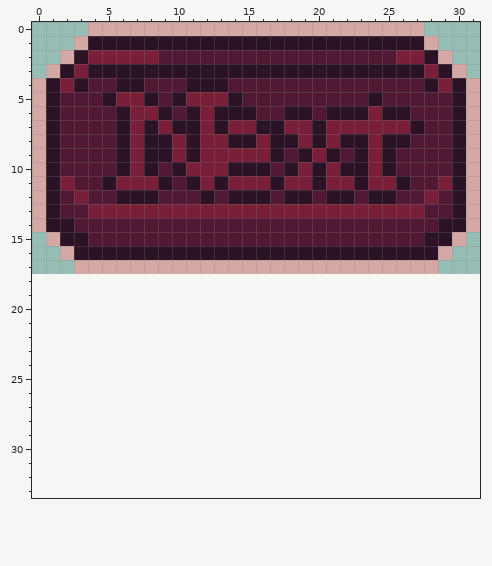
Pixel-art sprite: Assets/Sprites/Buttons/Next.png. The picture above is the old version.
The file is 32x18 pixels. The old version is drawn lined up with the new one, on the new canvas.
The same view after the edit:
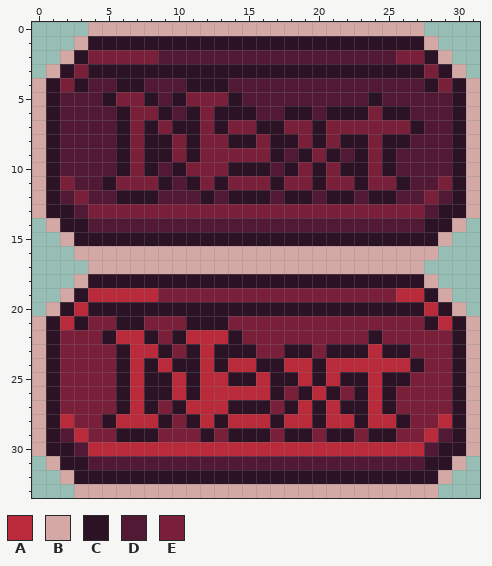
Palette (. is transparent): A #b92b3b  B #d4a8a5  C #2b1225  D #521935  E #7a1f3a
The edit:
canvas 32x18 -> 32x34
y 13: x 2 D -> C; x 29 D -> C
y 14: x 0..1 BC -> .B; x 3 D -> C; x 28 D -> C; x 30..31 CB -> B.
y 15: x 1..2 BC -> .B; x 4..27 DDDDDDDDDDDDDDDDDDDDDDDD -> CCCCCCCCCCCCCCCCCCCCCCCC; x 29..30 CB -> B.
y 16: x 2..29 BCCCCCCCCCCCCCCCCCCCCCCCCCCB -> .BBBBBBBBBBBBBBBBBBBBBBBBBB.
y 17: x 3 B -> .; x 28 B -> .
y 18: x 3..28 .......................... -> BCCCCCCCCCCCCCCCCCCCCCCCCB
y 19: x 2..29 ............................ -> BCAAAAAEEEEEEEEEEEEEEEEEAACB
y 20: x 1..30 .............................. -> BCACCCCCCCCCCCCCCCCCCCCCCCCACB
y 21: x 0..31 ................................ -> BCACEECCEEECCCEEEEEEEEEEEEEECACB
y 22: x 0..31 ................................ -> BCEEECAACECAAACEEEEEEEEECEEEEECB
y 23: x 0..31 ................................ -> BCEEEECAACECACCCEECCECCCACCEEECB
y 24: x 0..31 ................................ -> BCEEEECACACCACAACCAACAAAAAACEECB
y 25: x 0..31 ................................ -> BCEEEECACCACAACCACCACACCACCEEECB
y 26: x 0..31 ................................ -> BCEEEECACCACAAAAACECACECACEEEECB
y 27: x 0..31 ................................ -> BCEEEECACECAAACCCECACACCACEEEECB
y 28: x 0..31 ................................ -> BCAEECAAACECACAAACAACAACAACEEACB
y 29: x 0..31 ................................ -> BCDAEECCCEEECECCCECCECCECCEEADCB
y 30: x 0..31 ................................ -> BCCDAAAAAAAAAAAAAAAAAAAAAAAADCCB
y 31: x 1..30 .............................. -> BCCDDDDDDDDDDDDDDDDDDDDDDDDCCB
y 32: x 2..29 ............................ -> BCCCCCCCCCCCCCCCCCCCCCCCCCCB
y 33: x 3..28 .......................... -> BBBBBBBBBBBBBBBBBBBBBBBBBB
Changed places in both pictures, as pixel boxes (x1, y1, x2, y2):
changed: (32, 204, 480, 498)
